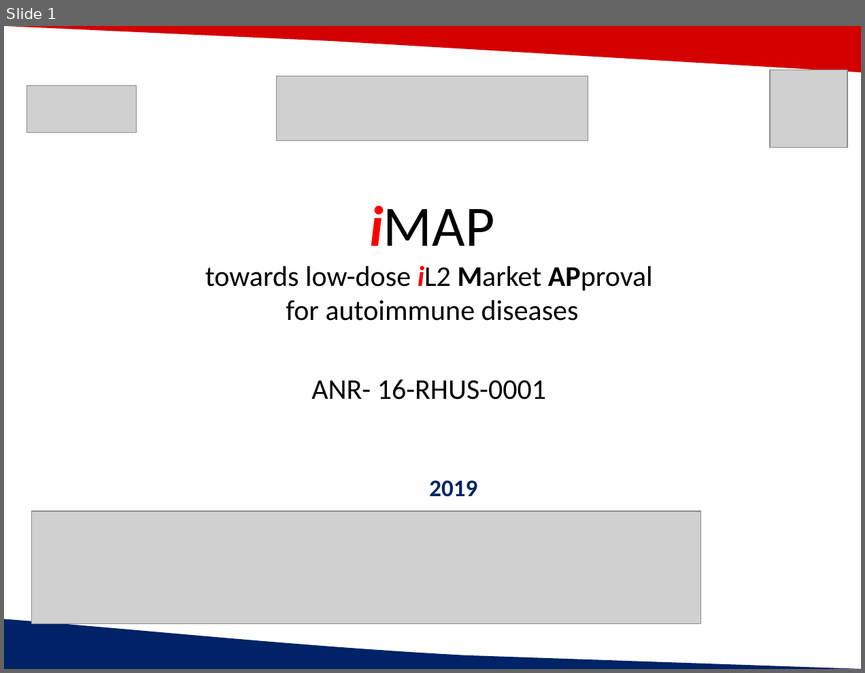
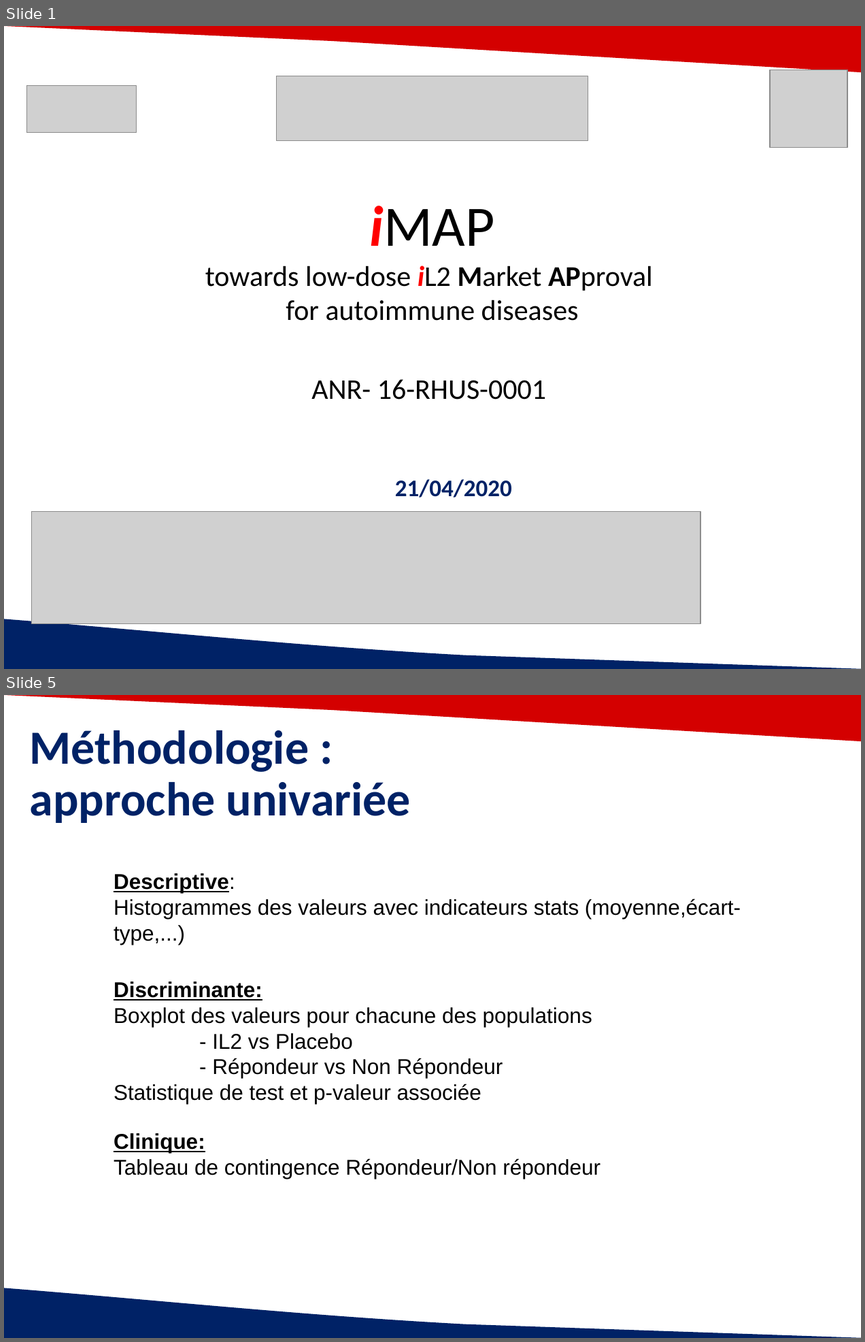
Before and after one commit to Caroline-Peltier/script_bt, a slide deck: pres/IntegrativeAnalysis_ICM_04_21_2020.pptx. Shown one above the other, each under a label of ours: slide 1 before the commit, slides 1 and 5 after it; the slides between them are not shown. The pictures are 865x673 and 865x1342 pixels, drawn with LibreOffice and Linux fonts; fonts in the diff are those of the drawing; grey boxes stand for pictures; background and template pictures are left out. Boxes give left, top, right and bottom in pixels: in the first picture for what was removed or moved away, otherwise in the second. Text is boxed around its words. In the diff, an @@ line names an element or a change of style, - is before the commit and + after.

```diff
--- a/pres/IntegrativeAnalysis_ICM_04_21_2020.pptx
+++ b/pres/IntegrativeAnalysis_ICM_04_21_2020.pptx
@@ slide 5 added at box(4, 695, 861, 1338), background #FFFFFF; not listed: 2 template elements that a slide beside it also shows @@
@@ text added at box(30, 730, 411, 823), 40 pt, text #002266, bold @@
+Méthodologie :
+approche univariée
@@ text added at box(113, 873, 740, 945), 18 pt, text #000000 @@
+Descriptive:
+Histogrammes des valeurs avec indicateurs stats (moyenne,écart-type,...)
@@ text added at box(113, 981, 592, 1104), 18 pt, text #000000 @@
+Discriminante:
+Boxplot des valeurs pour chacune des populations
+- IL2 vs Placebo
+- Répondeur vs Non Répondeur
+Statistique de test et p-valeur associée
@@ text added at box(113, 1133, 600, 1178), 18 pt, text #000000 @@
+Clinique:
+Tableau de contingence Répondeur/Non répondeur
@@ slide 1 changed as well @@
@@ text at box(395, 479, 512, 497): text changed @@
-2019
+21/04/2020
```
Also in this commit, not shown: 10 other slides added, 13 slides removed, 1 other file.
